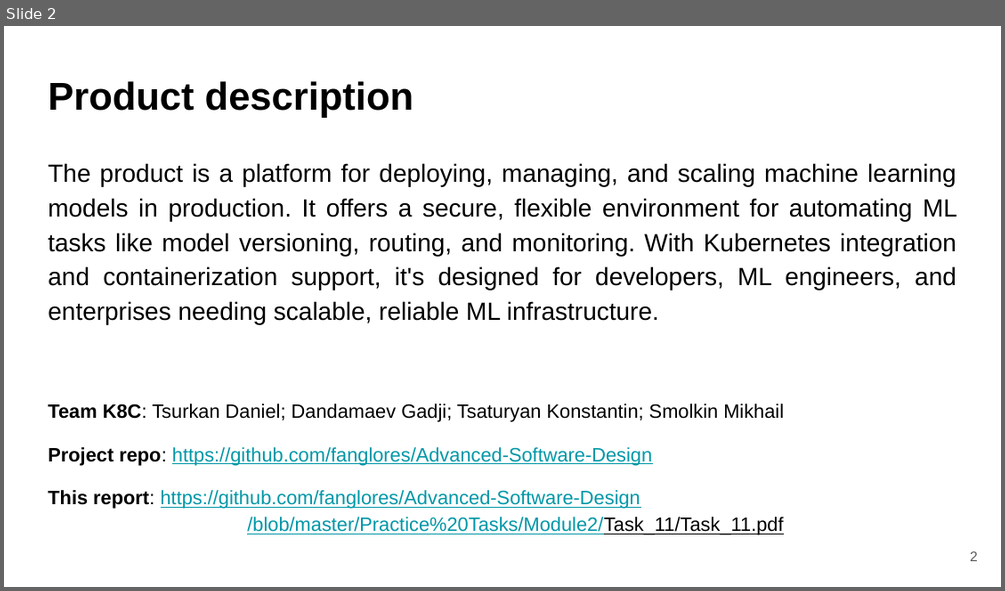
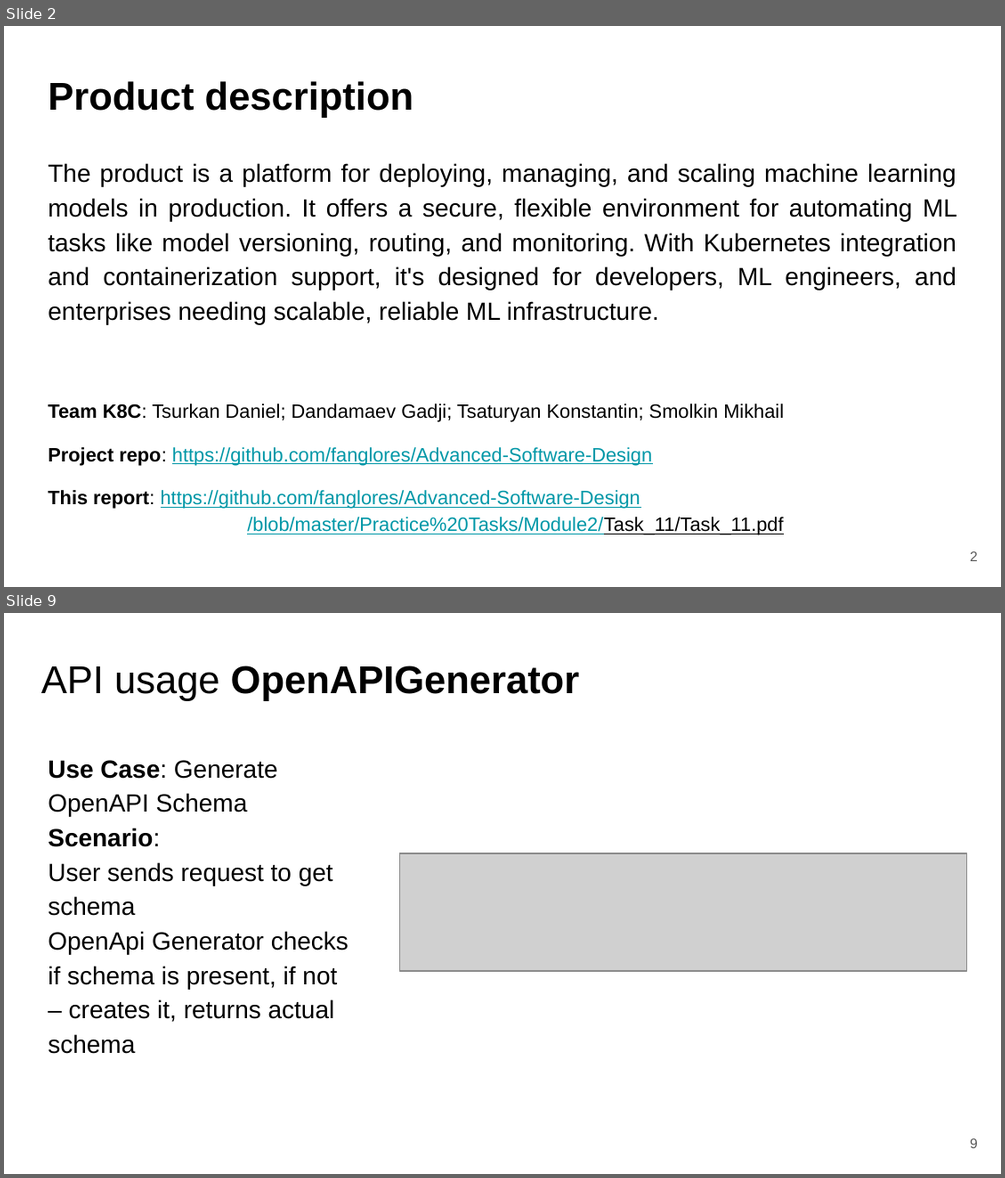
Before and after one commit to fanglores/Advanced-Software-Design, a slide deck: PracticeTasks/Module2/Task_11/Task_11.pptx. Shown one above the other, each under a label of ours: slide 2 before the commit, slides 2 and 9 after it; the slides between them are not shown. The pictures are 1005x591 and 1005x1178 pixels, drawn with LibreOffice and Linux fonts; fonts in the diff are those of the drawing; grey boxes stand for pictures. Boxes give left, top, right and bottom in pixels: in the first picture for what was removed or moved away, otherwise in the second. Text is boxed around its words. In the diff, an @@ line names an element or a change of style, - is before the commit and + after.

```diff
--- a/PracticeTasks/Module2/Task_11/Task_11.pptx
+++ b/PracticeTasks/Module2/Task_11/Task_11.pptx
@@ slide 9 added at (4,613,1001,1174), background #FFFFFF @@
@@ title added at (41,666,580,701), 28 pt, text #000000, bold @@
+API usage OpenAPIGenerator
@@ text added at (48,760,348,1054), 18 pt, text #000000 @@
+Use Case: Generate OpenAPI Schema
+Scenario:
+User sends request to get schema
+OpenApi Generator checks if schema is present, if not – creates it, returns actual schema
@@ picture added at (400,853,967,971) @@
@@ page number added at (970,1138,978,1148), 10 pt, text #595959 @@
+9
```
Also in this commit, not shown: 3 slides changed, 5 other slides added, 2 slides removed, 10 other files.
